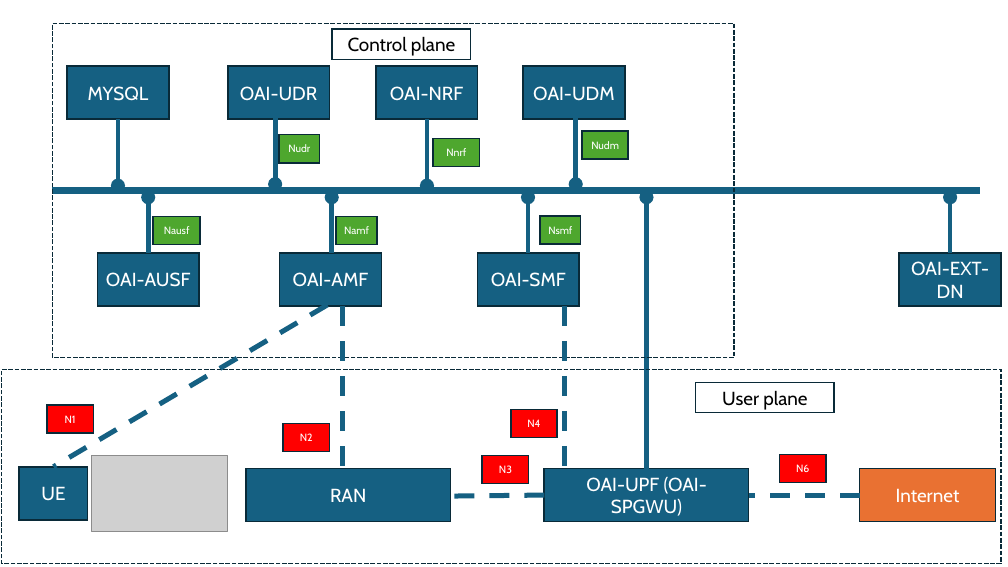
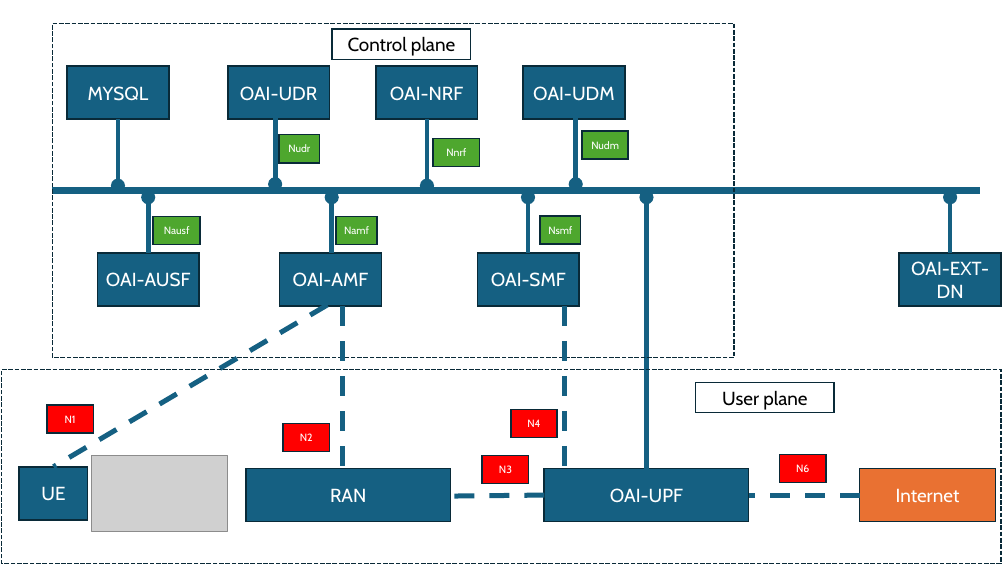
Before and after one commit to simula/5gvinni-oai-ns, a slide deck: slide 1 of docs/OAI_testbed_logical_topology.pptx. Drawn at 1008x567 pixels with LibreOffice and Linux fonts; fonts in the diff are those of the drawing; grey boxes stand for pictures. Boxes give left, top, right and bottom in pixels: in the first picture for what was removed or moved away, otherwise in the second. Text is boxed around its words. In the diff, an @@ line names an element or a change of style, - is before the commit and + after.

```diff
--- a/docs/OAI_testbed_logical_topology.pptx
+++ b/docs/OAI_testbed_logical_topology.pptx
@@ text in rectangle at (610, 488, 683, 503): text changed @@
-OAI-UPF (OAI-SPGWU)
+OAI-UPF
```
Also in this commit, not shown: 1 other file.
